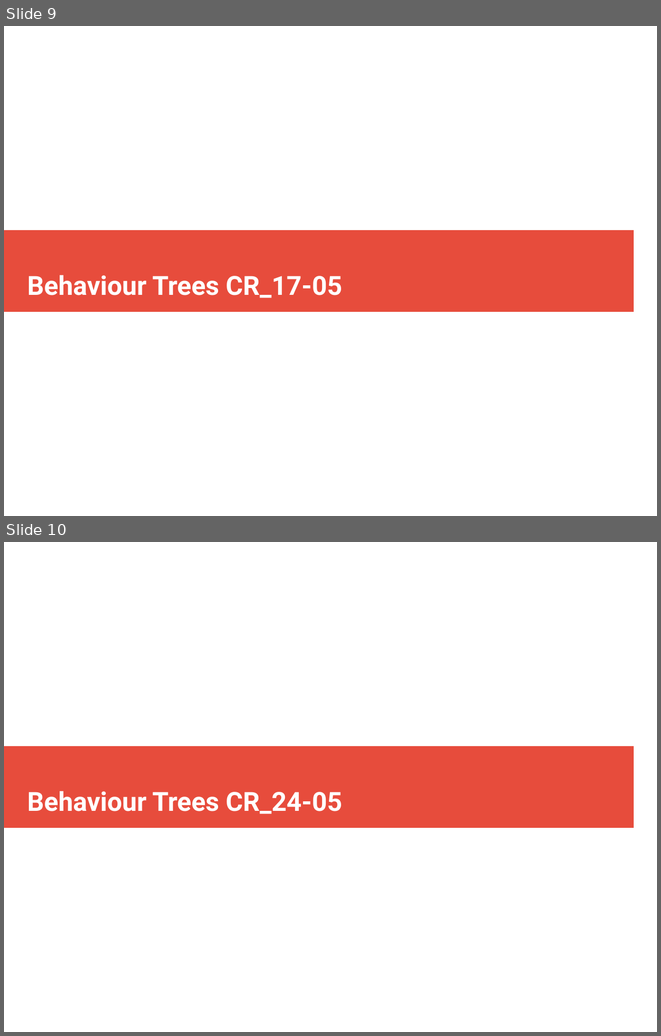
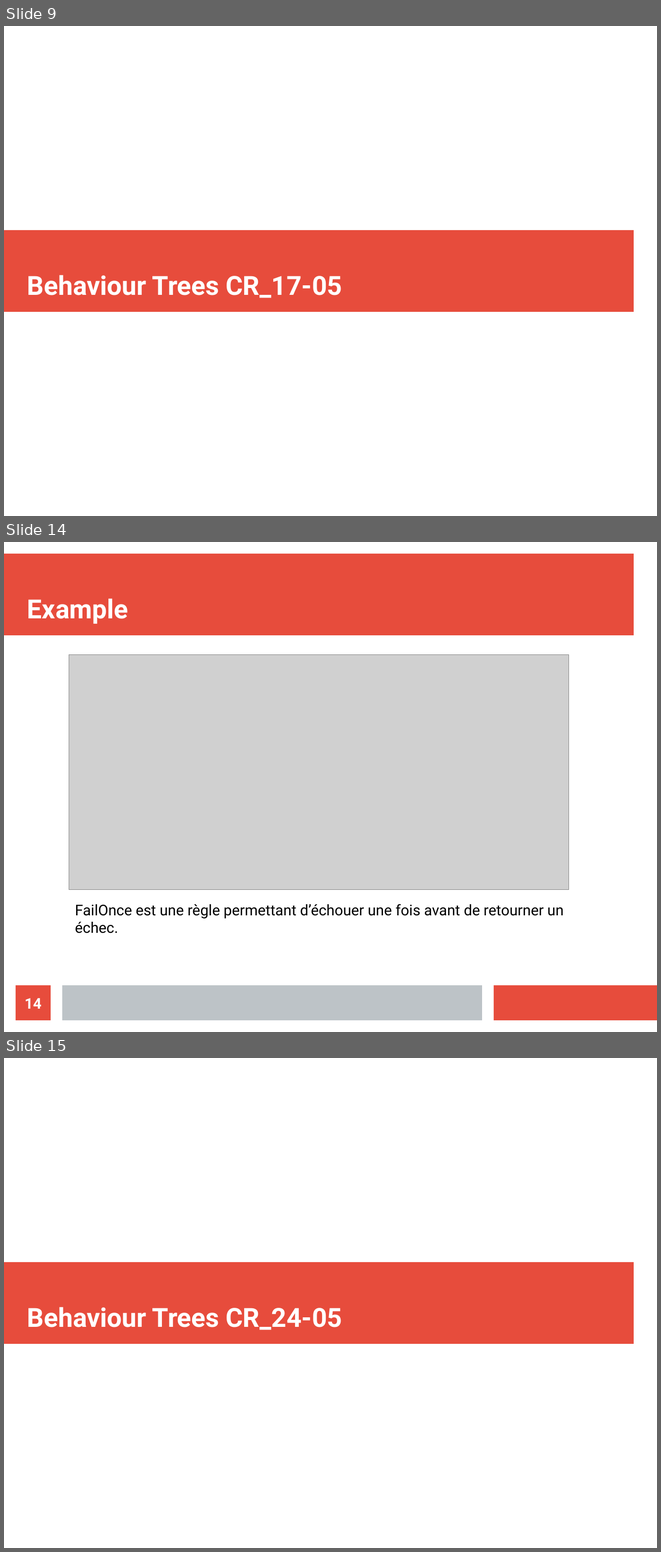
Before and after one commit to ValentinLebouvier/TAL2019, a slide deck: Comptes Rendus/CR_10-05.odp. Shown one above the other, each under a label of ours: slides 9 and 10 before the commit, slides 9, 14 and 15 after it; the slides between them are not shown. The pictures are 661x1036 and 661x1552 pixels, drawn with LibreOffice and Linux fonts; fonts in the diff are those of the drawing; grey boxes stand for pictures. Boxes give left, top, right and bottom in pixels: in the first picture for what was removed or moved away, otherwise in the second. Text is boxed around its words. In the diff, an @@ line names an element or a change of style, - is before the commit and + after.

```diff
--- a/Comptes Rendus/CR_10-05.odp
+++ b/Comptes Rendus/CR_10-05.odp
@@ slide 14 added at (x1=4, y1=542, x2=657, y2=1032), background #FFFFFF @@
@@ rectangle added at (x1=4, y1=554, x2=634, y2=636), fill #E74C3C @@
@@ title added at (x1=27, y1=598, x2=129, y2=624), 32 pt, text #FFFFFF, bold @@
+Example
@@ picture added at (x1=69, y1=654, x2=568, y2=890) @@
@@ text added at (x1=75, y1=903, x2=564, y2=933), 18 pt, text #000000 @@
+FailOnce est une règle permettant d’échouer une fois avant de retourner un échec.
@@ page number added at (x1=16, y1=985, x2=51, y2=1020), fill #E74C3C, 18 pt, text #FFFFFF, bold @@
+14
@@ rectangle added at (x1=62, y1=985, x2=482, y2=1020), fill #BDC3C7 @@
@@ rectangle added at (x1=494, y1=985, x2=657, y2=1020), fill #E74C3C @@
@@ what was slide 10 is now slide 15 @@
```
Also in this commit, not shown: 4 other slides added, 23 other files.
